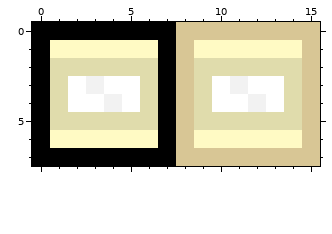
Pixel-art sprite, stored at bin/spritesheet/passive_ir.png. The picture above was drawn from the file before the commit.
The file is 64x32 pixels, drawn in blocks of 4x4; one block is one cell here.
After:
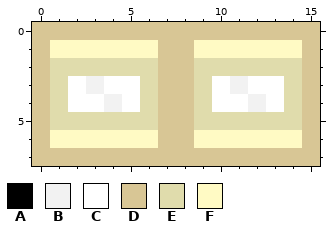
Palette (. is transparent): A #000000  B #f2f2f2  C #ffffff  D #d8c695  E #e0dcac  F #fffac4
Change:
@@ x 0..9 @@
-0 AAAAAAAADD
-1 AFFFFFFADF
-2 AEEEEEEADE
-3 AECBCCEADE
-4 AECCBCEADE
-5 AEEEEEEADE
-6 AFFFFFFADF
-7 AAAAAAAADD
+0 DDDDDDDDDD
+1 DFFFFFFDDF
+2 DEEEEEEDDE
+3 DECBCCEDDE
+4 DECCBCEDDE
+5 DEEEEEEDDE
+6 DFFFFFFDDF
+7 DDDDDDDDDD
Where, in picture pixels (left, top, right, bottom), the same in both pictures:
changed: (32, 22, 176, 166)
